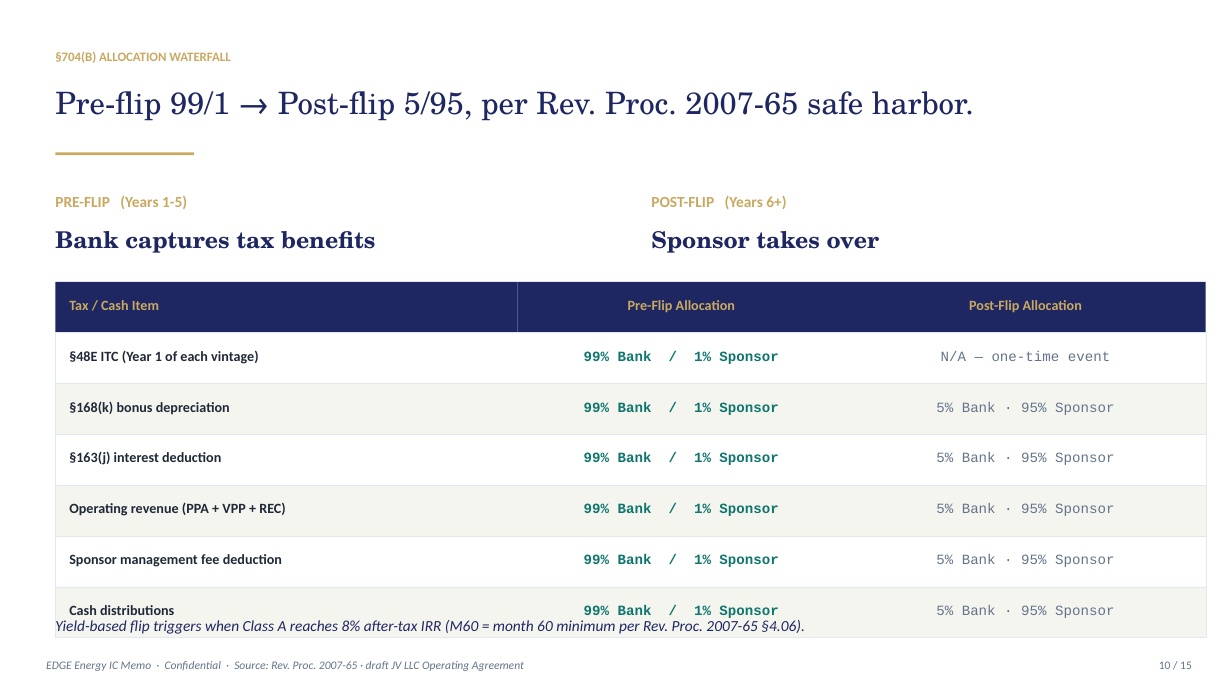
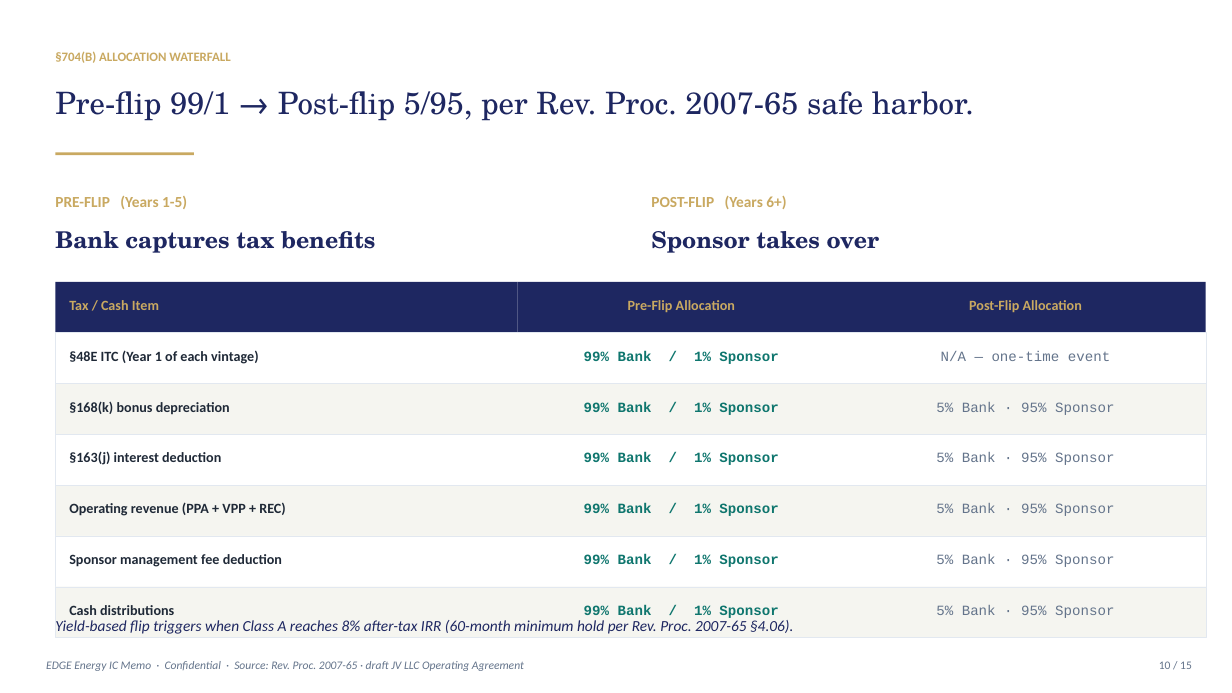
Before and after one commit to allurecg/Financial-Model, a slide deck: slide 10 of EDGE-EastWest-Bank-TaxEquity-IC-Memo.pptx. Drawn at 1232x693 pixels with LibreOffice and Linux fonts; fonts in the diff are those of the drawing. Boxes give left, top, right and bottom in pixels: in the first picture for what was removed or moved away, otherwise in the second. Text is boxed around its words. In the diff, an @@ line names an element or a change of style, - is before the commit and + after.

```diff
--- a/EDGE-EastWest-Bank-TaxEquity-IC-Memo.pptx
+++ b/EDGE-EastWest-Bank-TaxEquity-IC-Memo.pptx
@@ text at <box>55,620,793,634</box>: text changed @@
-Yield-based flip triggers when Class A reaches 8% after-tax IRR (M60 = month 60 minimum per Rev. Proc. 2007-65 §4.06).
+Yield-based flip triggers when Class A reaches 8% after-tax IRR (60-month minimum hold per Rev. Proc. 2007-65 §4.06).
```
Also in this commit, not shown: 8 other slides changed, 1 other file.
